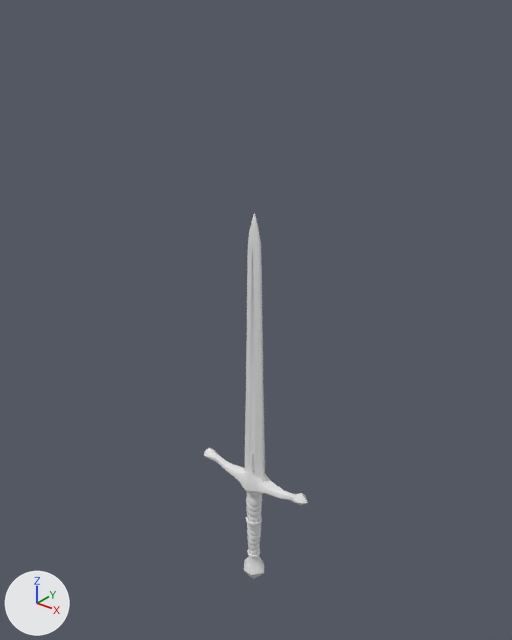
Renders of the FBX model skeletons/Assets/UndeadLegion/Models/Weapons/SM_H2Longsword.fbx from each side of a commit.
Both versions are drawn from a 50 mm camera at (0.687, -0.852, 0.932) aimed at (-0.024, 0.037, 0.38). The axes (+X, +Y, +Z) are drawn at lower left. The lights are the same throughout. The first picture is the older version. Where no turn or scale is listed for an object, it has been applied to the vertices.

The scene before the commit, as lines of its bpy script (objects in view):
```python
me_tripo_52e08dd0_3057_4a47_8669_2f6bc5c88917_017 = bpy.data.meshes.new('tripo_52e08dd0_3057_4a47_8669_2f6bc5c88917.017')
me_tripo_52e08dd0_3057_4a47_8669_2f6bc5c88917_017.from_pydata(...)  # 1575 vertices, 1651 faces; spans x -0.126..0.125, y -0.028..0.028, z -0.195..0.591
me_tripo_52e08dd0_3057_4a47_8669_2f6bc5c88917_017.materials.append(mat_tripo_52e08dd0_3057_4a47_8669_2f6bc5c88917)  # white #e7e7e7
ob_sm_h2longsword = bpy.data.objects.new('SM_H2Longsword', me_tripo_52e08dd0_3057_4a47_8669_2f6bc5c88917_017)
ob_sm_h2longsword.location = (0.0, 0.0, 0.0)
```
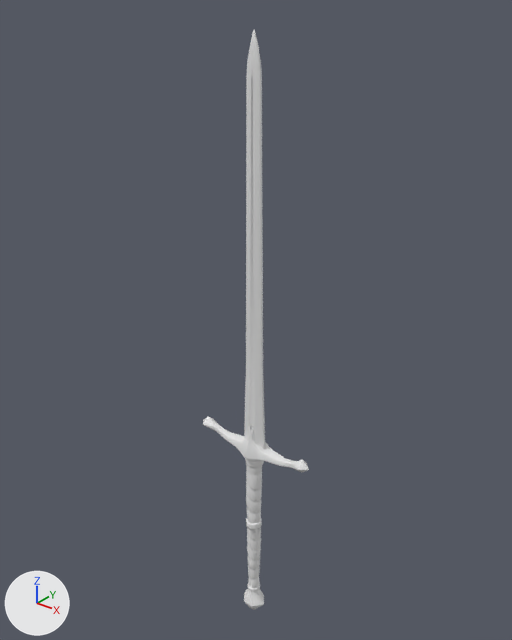
Boxes (x1, y1, x2, y2) around the edits, measured in the pictures (512 x 640 px; the box of a moved part takes in the faces that stretch with it):
'SM_H2Longsword', reshaped (58% taller): before (204, 213, 308, 579); after (203, 30, 309, 610)
part 1 of me_tripo_52e08dd0_3057_4a47_8669_2f6bc5c88917_017, moved or reshaped: before (246, 493, 262, 522); after (246, 465, 262, 524)
part 2 of me_tripo_52e08dd0_3057_4a47_8669_2f6bc5c88917_017, moved or reshaped: before (246, 517, 262, 555); after (246, 518, 262, 588)
part 3 of me_tripo_52e08dd0_3057_4a47_8669_2f6bc5c88917_017, moved or reshaped: before (204, 213, 308, 505); after (203, 30, 309, 473)
part 4 of me_tripo_52e08dd0_3057_4a47_8669_2f6bc5c88917_017, moved or reshaped: before (249, 556, 259, 563); after (249, 590, 259, 594)
part 5 of me_tripo_52e08dd0_3057_4a47_8669_2f6bc5c88917_017, moved or reshaped: before (247, 550, 260, 557); after (247, 584, 260, 591)
part 6 of me_tripo_52e08dd0_3057_4a47_8669_2f6bc5c88917_017, moved or reshaped: before (244, 556, 264, 579); after (244, 588, 264, 610)

The change in detail:
me_tripo_52e08dd0_3057_4a47_8669_2f6bc5c88917_017 is used by ob_sm_h2longsword; location (0.0, 0.0, 0.0).
me_tripo_52e08dd0_3057_4a47_8669_2f6bc5c88917_017 had 1575 vertices, 1651 faces and spanned x -0.126..0.125, y -0.028..0.028, z -0.195..0.591.
me_tripo_52e08dd0_3057_4a47_8669_2f6bc5c88917_017 now has 1575 vertices, 1651 faces and spans x -0.127..0.125, y -0.028..0.028, z -0.283..0.863.
me_tripo_52e08dd0_3057_4a47_8669_2f6bc5c88917_017 part 1: the loose piece of 321 vertices spanning x -0.015..0.018, y -0.015..0.015, z -0.035..0.04 is scaled about its middle by (1, 1, 2), then moved by (0.0, 0.0, 0.032).
me_tripo_52e08dd0_3057_4a47_8669_2f6bc5c88917_017 part 2: the loose piece of 447 vertices spanning x -0.016..0.016, y -0.015..0.015, z -0.121..-0.033 is scaled about its middle by (1, 1, 2), then moved by (0.0, 0.0, -0.048).
me_tripo_52e08dd0_3057_4a47_8669_2f6bc5c88917_017 part 3: 671 of 1575 vertices moved; they spanned x -0.126..0.125, y -0.028..0.028, z 0.037..0.591 and now span x -0.127..0.125, y -0.028..0.028, z 0.103..0.863; mean shift (0.0, 0.0, 0.086); largest move (0.002, 0.004, 0.555) -> (0.002, 0.004, 0.827).
me_tripo_52e08dd0_3057_4a47_8669_2f6bc5c88917_017 part 4: all 24 vertices in x -0.013..0.012, y -0.013..0.013, z -0.123 are moved by (0.0, 0.0, -0.094).
me_tripo_52e08dd0_3057_4a47_8669_2f6bc5c88917_017 part 5: 12 of the vertices in x -0.014..0.013, y -0.014..0.014, z -0.12 are moved by (0.0, 0.0, -0.091).
me_tripo_52e08dd0_3057_4a47_8669_2f6bc5c88917_017 part 6: all 75 vertices in x -0.026..0.026, y -0.02..0.02, z -0.195..-0.136 are moved by (0.0, 0.0, -0.088).
Other edits to the shape of me_tripo_52e08dd0_3057_4a47_8669_2f6bc5c88917_017 do not show in these pictures.
